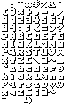
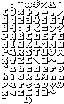
Layered file, before and after one edit (64x104). Changes by layer:
painted on "Layer #1" over [2, 68, 55, 88]
